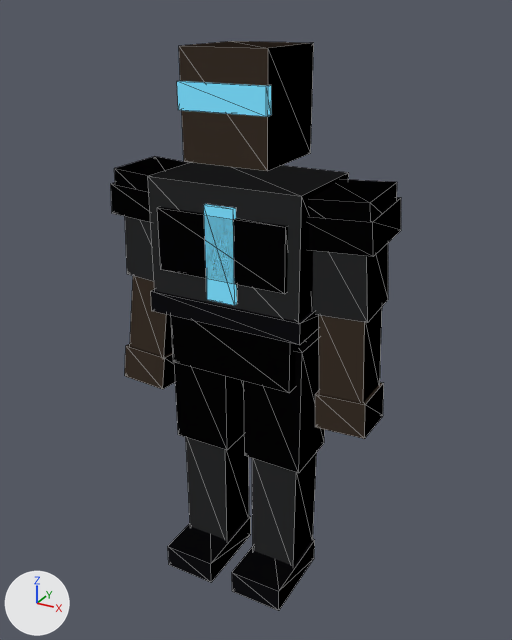
Before and after pictures for a commit that changed the glTF model public/models/avatars/brute.glb.
The view is the same before and after, from a camera (50 mm lens) standing at (1.073, -1.909, 1.9) and looking at (0.018, 0.01, 0.941). The lights are fixed; the arrows at lower left show +X, +Y and +Z. The picture after the commit comes second. Mesh edges are drawn as thin lines. Where no turn or scale is listed for an object, it has been applied to the vertices. Vertices at exactly the same position are counted once.

Names of what the first picture shows: 'arm_l', 'arm_r', 'brute_pad_r', 'brute_plate', 'forearm_l', 'forearm_r', 'head', 'leg_l', 'leg_r', 'shin_l', 'shin_r', 'torso' and 1 more.
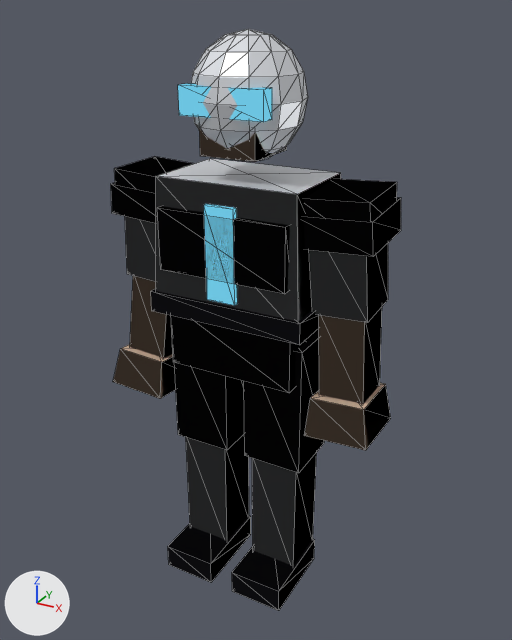
Patch to the scene script:
```diff
--- a/public/models/avatars/brute.glb.py
+++ b/public/models/avatars/brute.glb.py
@@ me_torso @@
 # used by ob_torso; parent = ob_hips; location = (0.0, 0.0, 0.0); rotation_euler = (0.00391, 0.0, 0.00131), in degrees (0.2, 0, 0.1)
-me_torso.from_pydata(...)  # 32 vertices, 48 faces; spans x -0.27..0.27, y -0.185..0.18, z -0.13..0.51
+me_torso.from_pydata(...)  # 34 vertices, 52 faces; spans x -0.27..0.27, y -0.185..0.18, z -0.13..0.51
+# me_torso part 1
+# 2 vertices are removed from x -0.26..0.26, y -0.17..0.17, z 0.51
+# 10 faces are deleted
+# 2 vertices move from x -0.26..0.26, y -0.17..0.17, z 0.51 to x -0.239..0.239, y -0.156..0.156, z 0.51
+# 4 vertices are added at (0.239, 0.156, 0.51), (-0.239, -0.156, 0.51), (0.0, 0.0, 0.51), (0.0, 0.0, 0.09)
+# 14 new faces join them, mat_armorprimary (white #eaecf1)
 me_torso.materials.append(mat_armorsecondary)
@@ me_head @@
 # used by ob_head; location = (0.0, -0.002, 1.472)
-me_head.from_pydata(...)  # 16 vertices, 24 faces; spans x -0.142..0.144, y -0.163..0.148, z 0.012..0.336
+me_head.from_pydata(...)  # 113 vertices, 192 faces; spans x -0.174..0.174, y -0.182..0.179, z 0.0..0.375
+# me_head part 2: the loose piece of 8 vertices spanning x -0.141..0.141, y -0.15..0.148, z 0.012..0.336 is scaled about its middle by (0.66, 0.686, 0.296), then moved by (0.0, -0.029, -0.095)
+# me_head part 3: the loose piece of 8 vertices spanning x -0.142..0.144, y -0.163..-0.13, z 0.161..0.24 is rebuilt with 8 vertices and now spans x -0.136..0.139, y -0.168..-0.115, z 0.147..0.232
+# me_head part 4: a new loose piece of 97 vertices spanning x -0.174..0.174, y -0.182..0.179, z 0.0..0.375, in mat_armorprimary (white #eaecf1)
 me_head.materials.append(mat_skin)
 me_head.materials.append(mat_visor)
+me_head.materials.append(mat_armorprimary)  # white #eaecf1
@@ me_forearm @@
 # used by ob_forearm_l; parent = ob_arm_l; location = (0.0, 0.0, -0.32); rotation_euler = (-0.116, 0.0, 0.0), in degrees (-6.6, 0, 0)
-me_forearm.from_pydata(...)  # 16 vertices, 24 faces; spans x -0.085..0.085, y -0.085..0.085, z -0.4..0.0
+me_forearm.from_pydata(...)  # 18 vertices, 28 faces; spans x -0.105..0.105, y -0.126..0.106, z -0.415..0.0
+# me_forearm part 5: the loose piece of 8 vertices spanning x -0.085..0.085, y -0.085..0.085, z -0.4..-0.28 is rebuilt with 10 vertices and now spans x -0.105..0.105, y -0.126..0.106, z -0.415..-0.285
 me_forearm.materials.append(mat_skin)
```

Location of each change, [x1, y1, x2, y2] in pixels of the pictures (512 x 640 px; the box of a moved part takes in the faces that stretch with it):
'torso', reshaped
    before: [148, 163, 349, 393]
    after: [151, 159, 341, 393]
'head', reshaped
    before: [177, 41, 314, 171]
    after: [178, 29, 308, 162]
'forearm_r', reshaped (26% wider, 8% taller)
    before: [315, 307, 384, 439]
    after: [304, 307, 391, 450]
'forearm_l', reshaped (25% wider, 9% taller)
    before: [125, 276, 175, 389]
    after: [113, 276, 176, 399]
part 1 of me_torso, moved or reshaped
    before: [148, 163, 349, 322]
    after: [156, 159, 341, 321]
part 2 of me_head, moved or reshaped
    before: [179, 41, 314, 171]
    after: [199, 127, 287, 162]
part 3 of me_head, rebuilt (8% taller)
    before: [177, 81, 272, 117]
    after: [178, 83, 272, 122]
part 4 of me_head, added
    after: [191, 29, 308, 161]
part 5 of me_forearm, rebuilt
    before: [125, 344, 384, 439]
    after: [113, 344, 391, 450]
